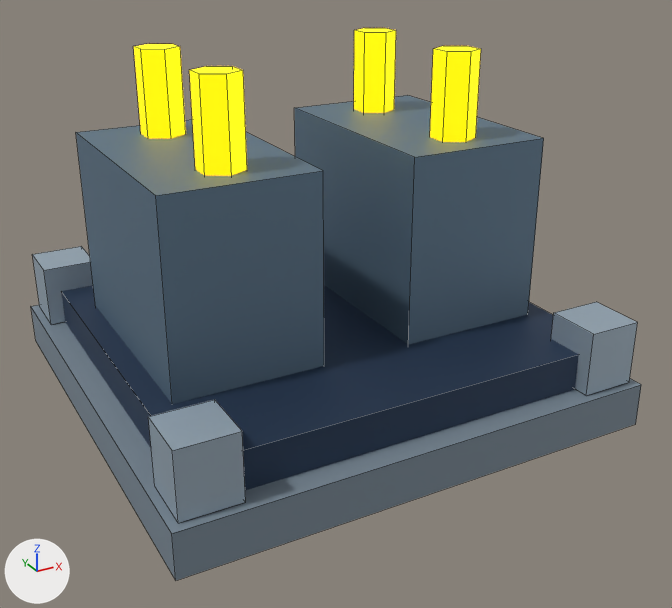
Two versions of the Blender file art/substation_low.blend, one commit apart.
Camera for both pictures: a camera (50 mm lens) standing at (-2.21, -4.33, 2.61) and looking at (0.05, -0.22, 0.56). The lights are fixed; the arrows at lower left show +X, +Y and +Z. The older version comes first. Mesh edges are drawn as thin lines.

The scene before the commit, as lines of its bpy script (objects in view):
```python
ob_corner_lock = bpy.data.objects.new('Corner lock', me_cube_220)
ob_corner_lock.location = (-1.105, 1.105, 0.42)
ob_corner_lock_001 = bpy.data.objects.new('Corner lock.001', me_cube_221)
ob_corner_lock_001.location = (-1.105, -1.105, 0.42)
ob_corner_lock_003 = bpy.data.objects.new('Corner lock.003', me_cube_224)
ob_corner_lock_003.location = (1.105, -1.105, 0.42)
ob_foundation = bpy.data.objects.new('Foundation', me_cube_217)
ob_foundation.location = (0.0, 0.0, 0.12)
ob_insulator = bpy.data.objects.new('Insulator', me_cylinder_019)
ob_insulator.location = (-0.65, 0.4, 1.65)
ob_insulator_001 = bpy.data.objects.new('Insulator.001', me_cylinder_020)
ob_insulator_001.location = (-0.65, -0.4, 1.65)
ob_transformer = bpy.data.objects.new('Transformer', me_cube_225)
ob_transformer.location = (-0.65, 0.0, 0.85)
ob_transformer_001 = bpy.data.objects.new('Transformer.001', me_cube_226)
ob_transformer_001.location = (0.65, 0.0, 0.85)
ob_undercarriage = bpy.data.objects.new('Undercarriage', me_cube_218)
ob_undercarriage.location = (0.0, 0.0, 0.32)
# also in view: 'Insulator.003' at (0.65, -0.4, 1.65); 'Insulator.002' at (0.65, 0.4, 1.65)
```
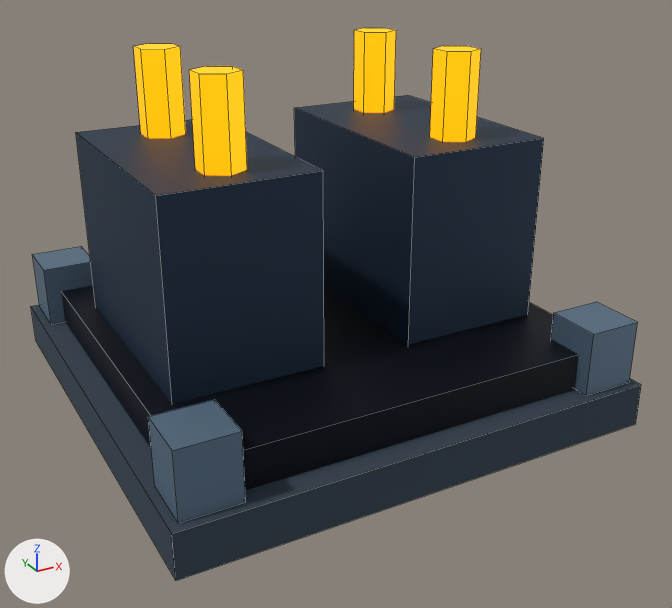
Location of each change, (x1, y1, x2, y2) in pixels of the pictures (672 x 608 px):
'Transformer', recoloured (blue to dark blue)
    both: (76, 120, 324, 404)
'Transformer.001', recoloured (blue to dark blue)
    both: (294, 95, 544, 345)
'Undercarriage', recoloured (dark blue to black)
    both: (61, 285, 579, 490)
'Foundation', recoloured (greyish blue to dark blue)
    both: (31, 305, 641, 580)
'Corner lock.001', recoloured (darker)
    both: (148, 400, 245, 523)
'Insulator.001', recoloured
    both: (189, 66, 247, 176)
'Corner lock.003', recoloured (darker)
    both: (551, 302, 638, 396)
'Insulator.003', recoloured
    both: (430, 46, 481, 142)
'Insulator', recoloured
    both: (133, 44, 186, 138)
'Insulator.002', recoloured
    both: (354, 28, 396, 113)
'Corner lock', recoloured (darker)
    both: (32, 246, 93, 324)

The change, as a list of edits to the scene's bpy script:
```text
Change mat_concrete:
    mat_concrete.base_color: (0.204, 0.263, 0.318) -> (0.0343, 0.0561, 0.0823)  # greyish blue #7d8c99 -> dark blue #344351
Change mat_dark:
    mat_dark.base_color: (0.0314, 0.0588, 0.114) -> (0.00243, 0.00478, 0.0123)  # dark blue #32455f -> black #080f1d
Change mat_edge:
    mat_edge.base_color: (0.412, 0.51, 0.596) -> (0.141, 0.223, 0.314)  # light grey #acbdcb -> blue #698298
Change mat_armor:
    mat_armor.base_color: (0.149, 0.235, 0.322) -> (0.0194, 0.0452, 0.0844)  # blue #6c859a -> dark blue #263c52
Change mat_amber:
    mat_amber.emission_color: (1.0, 0.667, 0.0) -> (1.0, 0.402, 0.0)  # yellow #ffd500 -> orange #ffaa00
```
